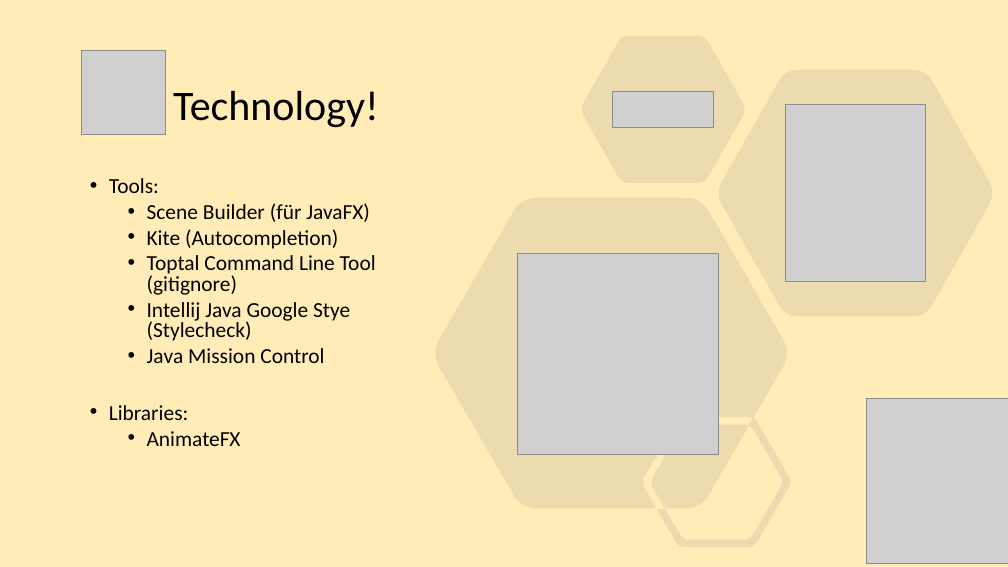
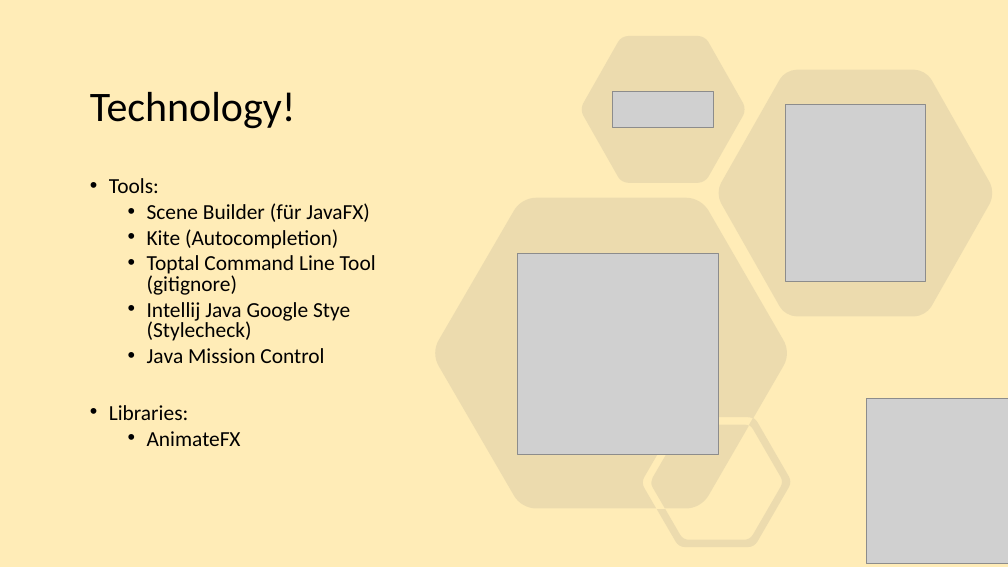
Before and after one commit to ruben-hutter/jDogs, a slide deck: slide 10 of Milestones/Milestone5/Präsentation_MS5.pptx (slide 11 before the commit). Drawn at 1008x567 pixels with LibreOffice and Linux fonts; fonts in the diff are those of the drawing; grey boxes stand for pictures. Boxes give left, top, right and bottom in pixels: in the first picture for what was removed or moved away, otherwise in the second. Text is boxed around its words. In the diff, an @@ line names an element or a change of style, - is before the commit and + after.

```diff
--- a/Milestones/Milestone5/Präsentation_MS5.pptx
+++ b/Milestones/Milestone5/Präsentation_MS5.pptx
@@ picture removed at (82,51,166,135) @@
@@ title "Technology!": place and size @@
-title "Technology!" at (173,91,379,128)
+title "Technology!" at (90,92,296,129)
```
Also in this commit, not shown: 8 other slides changed, 1 slide removed.
